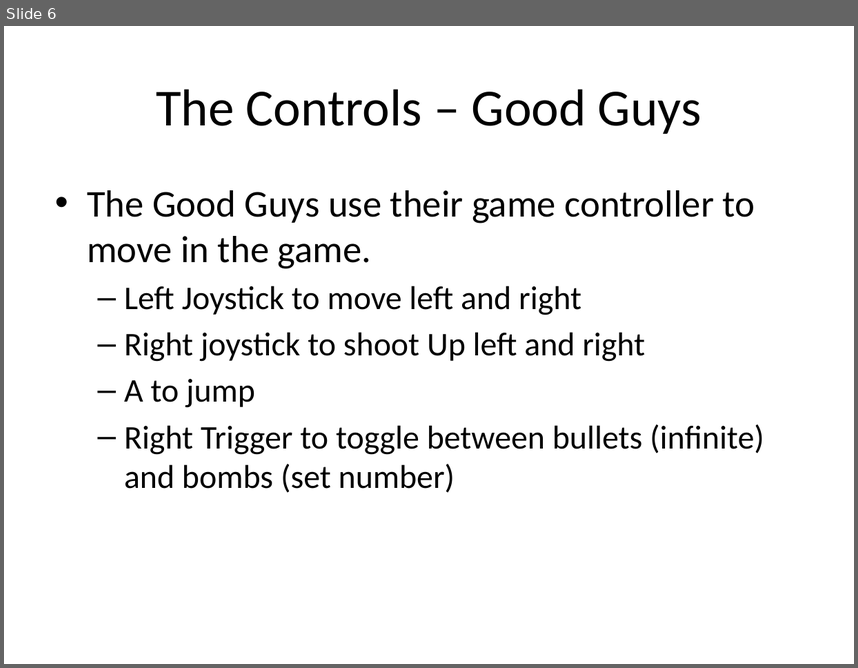
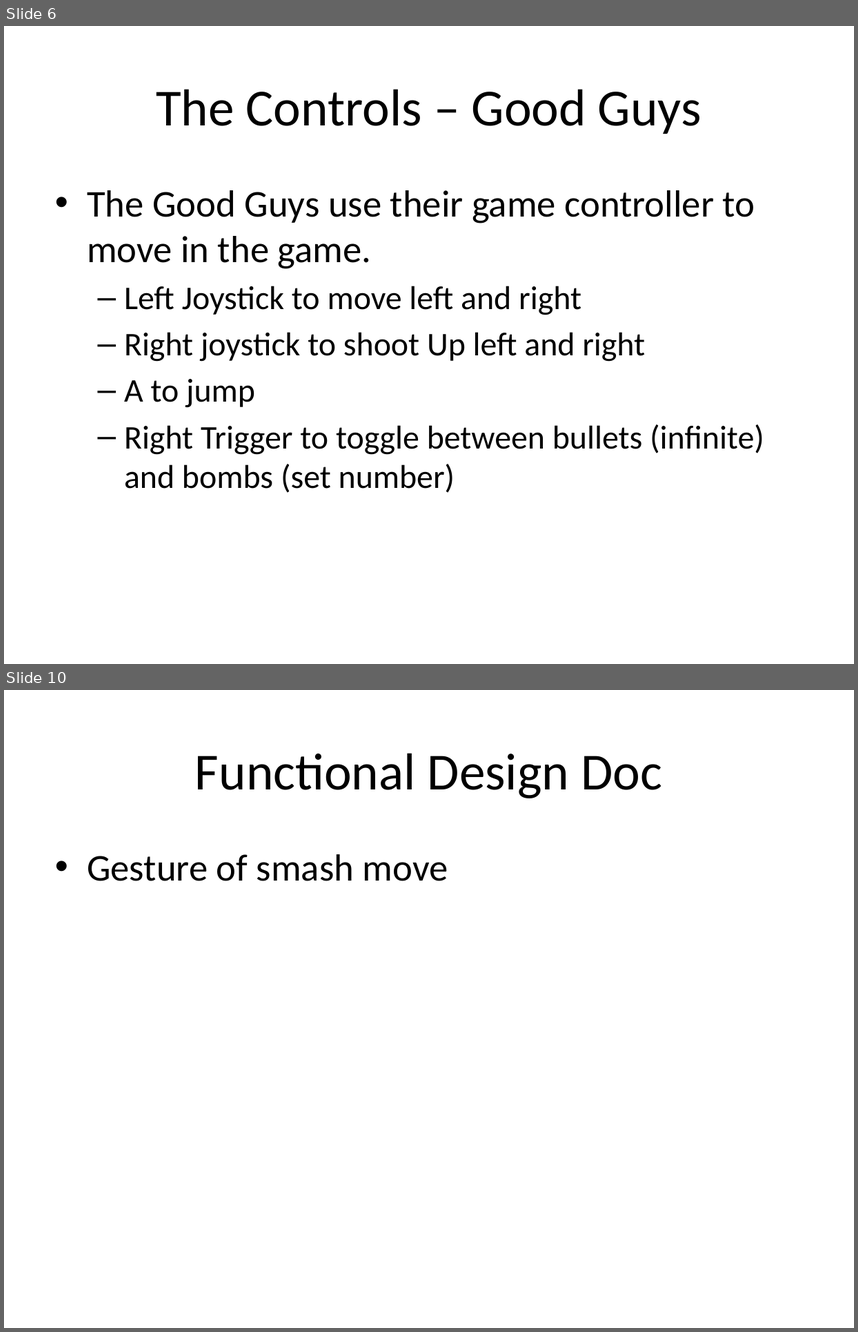
Before and after one commit to parasiteEvie/KinectZilla, a slide deck: DesignDocs/kinectzilla.pptx. Shown one above the other, each under a label of ours: slide 6 before the commit, slides 6 and 10 after it; the slides between them are not shown. The pictures are 858x668 and 858x1332 pixels, drawn with LibreOffice and Linux fonts; fonts in the diff are those of the drawing. Boxes give left, top, right and bottom in pixels: in the first picture for what was removed or moved away, otherwise in the second. Text is boxed around its words. In the diff, an @@ line names an element or a change of style, - is before the commit and + after.

```diff
--- a/DesignDocs/kinectzilla.pptx
+++ b/DesignDocs/kinectzilla.pptx
@@ slide 10 added at bbox=[4, 690, 854, 1328], background #FFFFFF @@
@@ title added at bbox=[195, 753, 662, 798], 44 pt, text #000000 @@
+Functional Design Doc
@@ text added at bbox=[87, 854, 448, 881], 32 pt, text #000000 @@
+• Gesture of smash move
```
Also in this commit, not shown: 2 slides changed, 2 other slides added, 1 other file.
